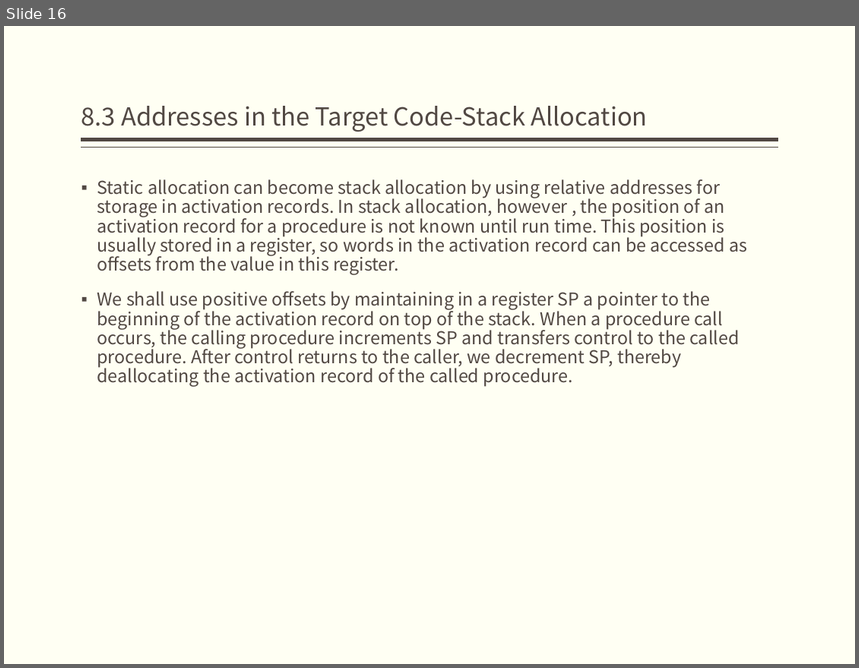
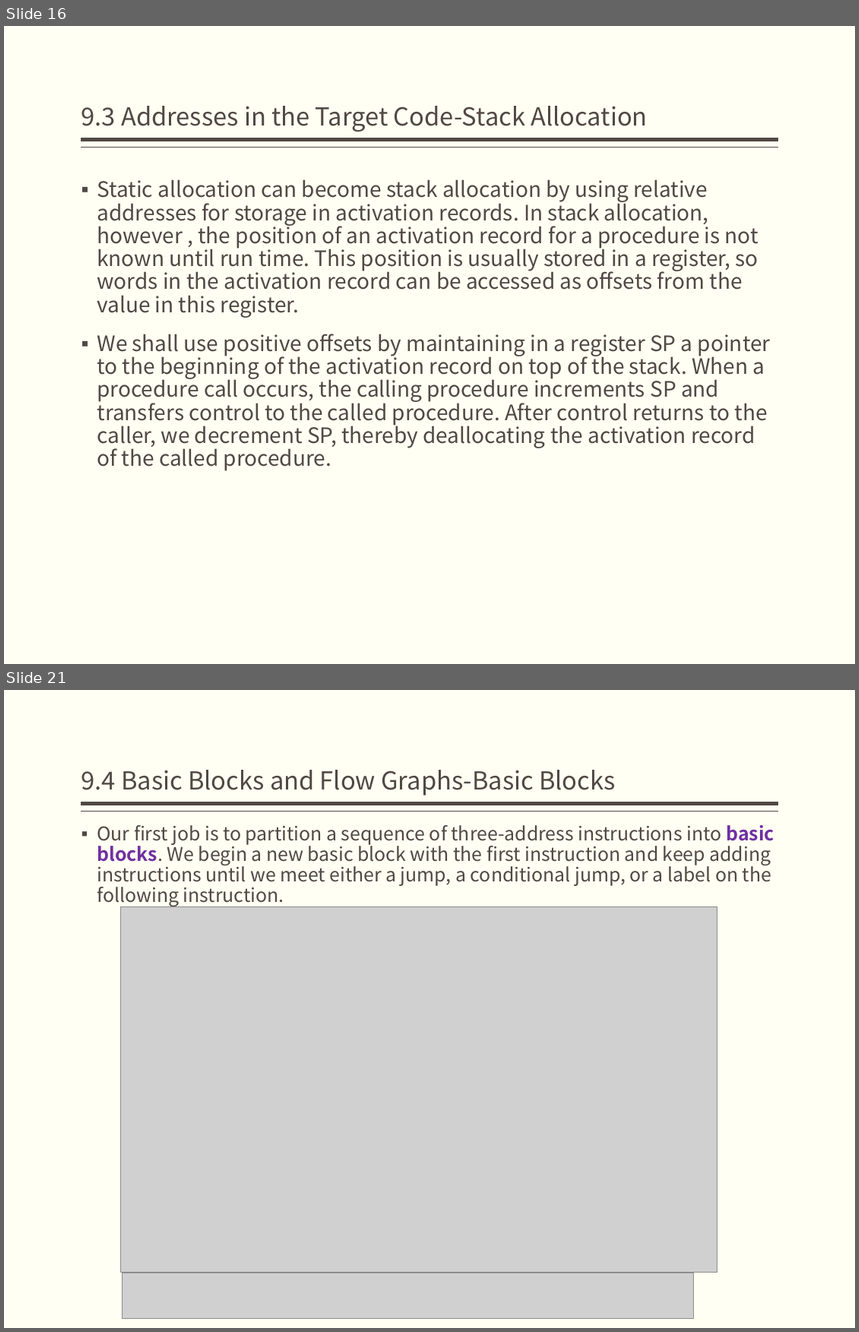
Before and after one commit to jz81/jz81.github.io, a slide deck: course/compiler/lecture/(Spring2020)Lecture9.pptx. Shown one above the other, each under a label of ours: slide 16 before the commit, slides 16 and 21 after it; the slides between them are not shown. The pictures are 859x668 and 859x1332 pixels, drawn with LibreOffice and Linux fonts; fonts in the diff are those of the drawing; grey boxes stand for pictures. Boxes give left, top, right and bottom in pixels: in the first picture for what was removed or moved away, otherwise in the second. Text is boxed around its words. In the diff, an @@ line names an element or a change of style, - is before the commit and + after.

```diff
--- a/course/compiler/lecture/(Spring2020)Lecture9.pptx
+++ b/course/compiler/lecture/(Spring2020)Lecture9.pptx
@@ slide 21 added at (4,690,855,1328), background #FFFFF3; not listed: 2 template elements that a slide beside it also shows @@
@@ title added at (82,770,616,796), 21 pt, text #514843 @@
+9.4 Basic Blocks and Flow Graphs-Basic Blocks
@@ text added at (97,825,775,907), 16 pt, text #514843 @@
+▪ Our first job is to partition a sequence of three-address instructions into basic blocks. We begin a new basic block with the first instruction and keep adding instructions until we meet either a jump, a conditional jump, or a label on the following instruction.
@@ picture added at (120,907,718,1272) @@
@@ picture added at (123,1273,693,1319) @@
@@ slide 16 changed as well @@
@@ title at (82,106,648,132): text changed @@
-8.3 Addresses in the Target Code-Stack Allocation
+9.3 Addresses in the Target Code-Stack Allocation
@@ text "Static allocation can become stack ..." at (97,180,771,471): size 15 to 18 pt @@
```
Also in this commit, not shown: 8 other slides changed, 10 other slides added.
